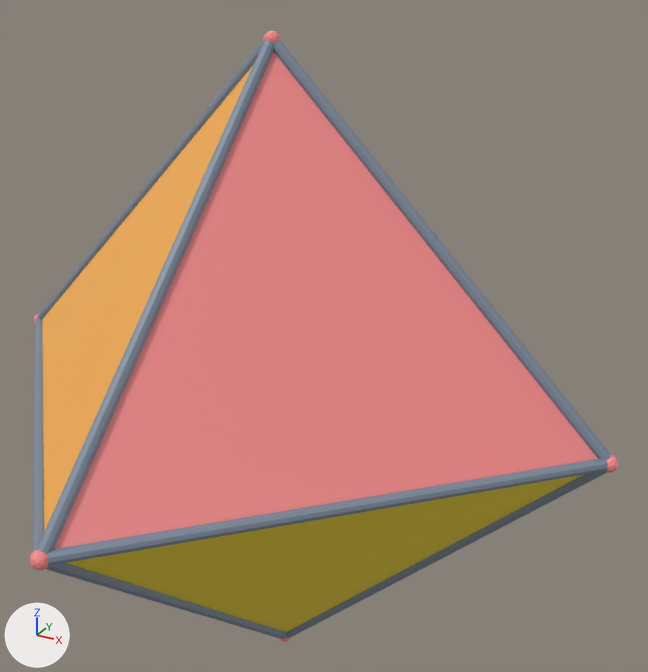
An edit to the glTF model models/batdien.glb, drawn before and after from the same camera.
Camera for both pictures: a 50 mm lens placed at (0.606, -1.43, 0.569), pointed at (0.043, -0.407, 0.058). The lights are fixed; the arrows at lower left show +X, +Y and +Z. The picture after the commit comes second. Where no turn or scale is listed for an object, it has been applied to the vertices.

The first picture shows 'geometry_0', 'geometry_1', 'geometry_10', 'geometry_12', 'geometry_14', 'geometry_16', 'geometry_18', 'geometry_3', 'geometry_8', 'geometry_9' and 3 more.
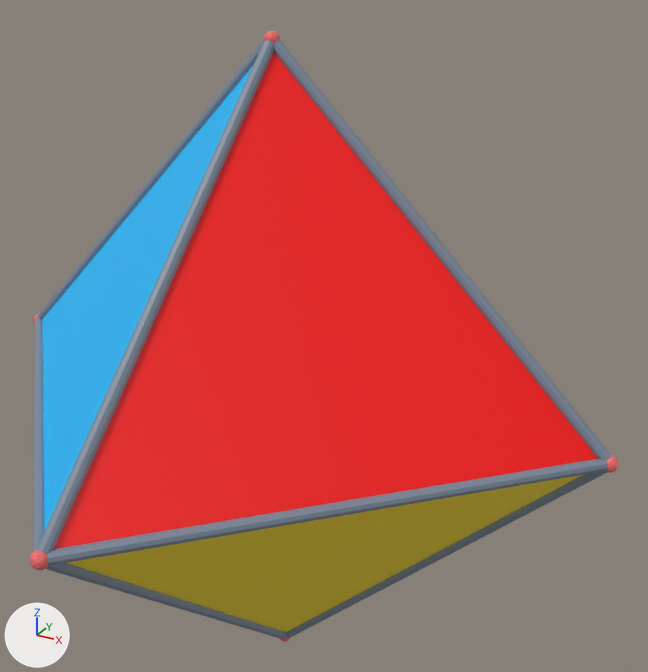
Location of each change, (x1, y1, x2, y2) in pixels of the pictures (648 x 672 px):
part 1 of me_geometry_0, recoloured (pink to red)
    both: (54, 52, 598, 549)
part 2 of me_geometry_1, recoloured (orange to cyan)
    both: (42, 66, 253, 531)

Edits to the bpy script that builds the scene:
```text
Change me_geometry_0:
    where me_geometry_0.from_pydata(...)  # 3 vertices, 1 face; spans x 0.0..0.46, y -0.92..-0.46, z 0.0..0.46
    used by ob_geometry_0; location = (0.0, 0.0, 0.0)
    me_geometry_0 part 1: 1 face centred in x 0.153, y -0.613, z 0.153 is repainted in the vertex colours; the middle colour goes from pink #f88d8d to red #ff0000
Change me_geometry_1:
    where me_geometry_1.from_pydata(...)  # 3 vertices, 1 face; spans x -0.46..0.0, y -0.92..-0.46, z 0.0..0.46
    used by ob_geometry_1; location = (0.0, 0.0, 0.0)
    me_geometry_1 part 2: 1 face centred in x -0.153, y -0.613, z 0.153 is repainted in the vertex colours; the middle colour goes from orange #fcb353 to cyan #00bcff
```
